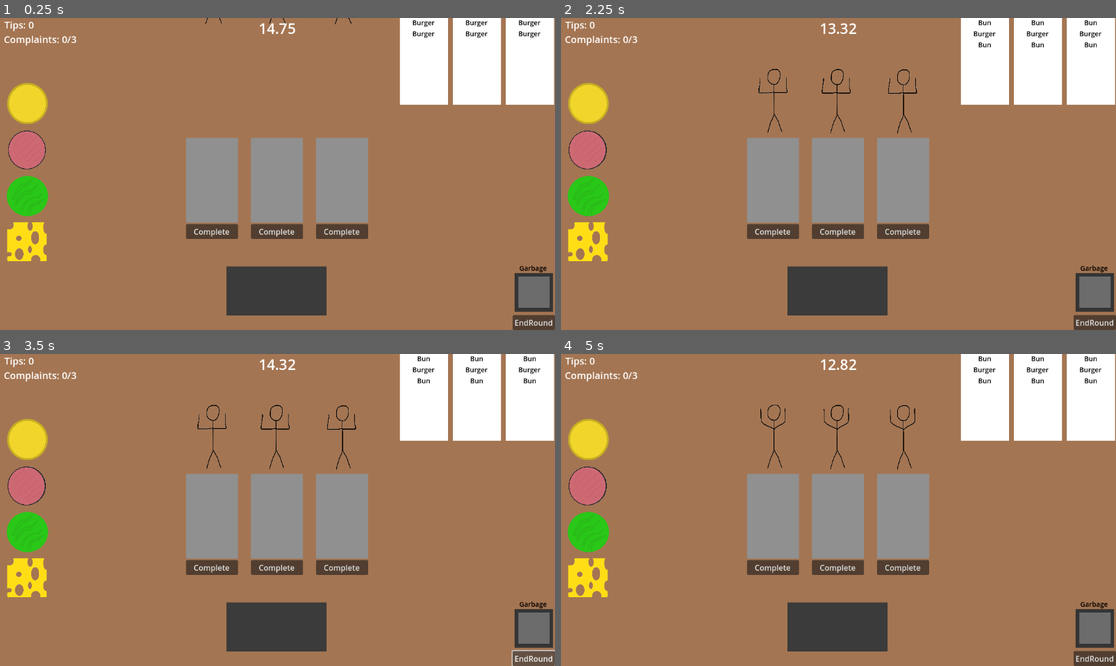
Above: before the commit, frames 1-4 (two rows, left to right).
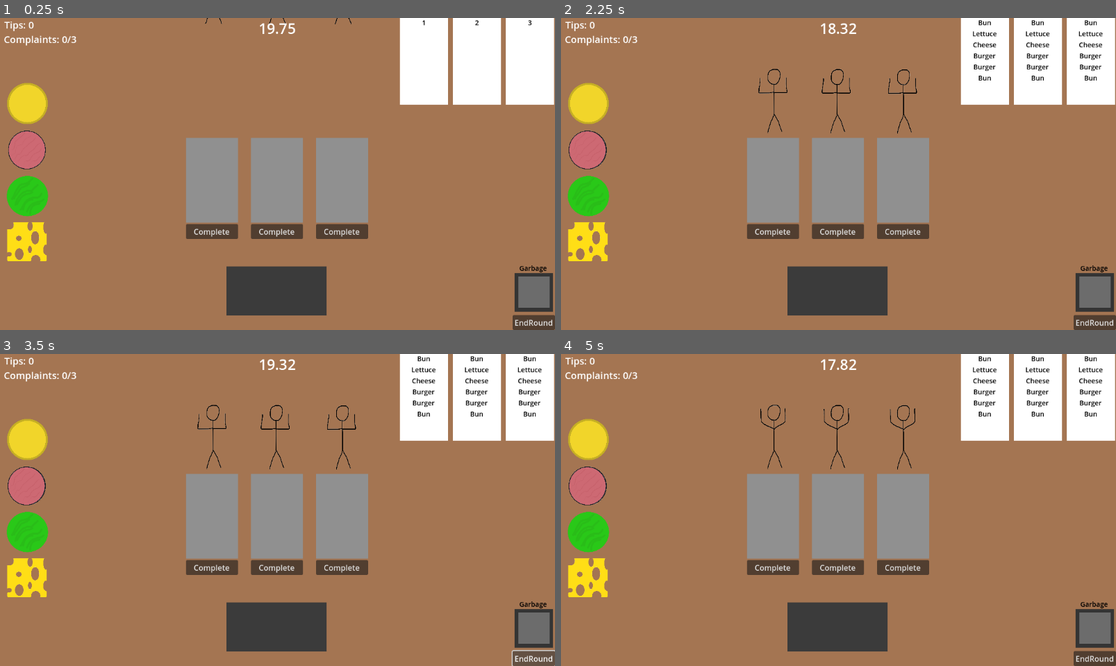
Above: after the commit, the same moments.

Repository: Logan-Flash/Chefs-Up
Game: Godot game, scene res://game_scene.tscn
Two runs of this game, one before a commit and one after it. Both use one fixed random seed, a clock stepped at 60 frames per second and the inputs below.
Inputs (mouse positions are in pixels of both pictures, inside the frame that each line leads up to):
- Up to frame 1 (0.25 s): no input
- Up to frame 2 (2.25 s): click "EndRound" at 0.5 s; click "Complete" at 1.25 s; click (588, 149) at 2.02 s
- Up to frame 3 (3.5 s): click "EndRound" at 2.75 s
- Up to frame 4 (5 s): click "Complete" at 3.5 s; click (588, 485) at 4.27 s

The runs differ from the first frame. In frame 1, 0.3% of the frame differs, in the area x 48-98%, y 0-7%; in frame 2, 0.6%; in frame 3, 0.7%, in the area x 48-98%, y 1-21%; in frame 4, 0.7%.

Commit message:
Added Sound Effects

Diff:
--- a/Customer.gd
+++ b/Customer.gd
@@ -2,6 +2,7 @@
 
 signal at_desk
 signal frustrated
+signal getting_angry
 @onready var pathFollow = $Path/PathFollow
 var speed = 2
 var leaving = false
@@ -50,6 +51,7 @@
 		$Path/PathFollow/AnimatedSprite2D.speed_scale = 1.5
 	elif frustration == patience_level:
 		$Path/PathFollow/AnimatedSprite2D.speed_scale = 2
+		emit_signal("getting_angry")
 	elif frustration > patience_level:
 		leaving = true
 		emit_signal("frustrated")
--- a/game_over_screen.gd
+++ b/game_over_screen.gd
@@ -1,8 +1,16 @@
 extends CanvasLayer
 
 var opacity = 0
+var been_fired = false
+signal fired
+# Called every frame. 'delta' is the elapsed time since the previous frame.
+#func _ready():
+	#fired.connect($"../Sound Manager"._on_fired)
 
-# Called every frame. 'delta' is the elapsed time since the previous frame.
 func _process(delta: float) -> void:
 	opacity += delta
 	$ColorRect.color = Color(180, 0, 0, opacity)
+	if (opacity > 0.5 and not been_fired):
+		print_debug("Made it")
+		emit_signal("fired")
+		been_fired = true
--- a/game_scene.tscn
+++ b/game_scene.tscn
@@ -9,6 +9,8 @@
 [ext_resource type="PackedScene" uid="uid://bqhx28iksc84a" path="res://bun.tscn" id="6_gnxu2"]
 [ext_resource type="PackedScene" uid="uid://ddg84tm1j7g6f" path="res://lettuce.tscn" id="7_y6uxr"]
 [ext_resource type="PackedScene" uid="uid://b3t4oqra8w381" path="res://cheese.tscn" id="8_kpx8k"]
+[ext_resource type="PackedScene" uid="uid://dd5wmfrcamfyf" path="res://sound_manager.tscn" id="10_bojcg"]
+[ext_resource type="PackedScene" uid="uid://byxn8y73dmsq3" path="res://GameOver.tscn" id="11_p5u34"]
 
 [sub_resource type="CanvasTexture" id="CanvasTexture_o0hcr"]
 
@@ -67,7 +69,6 @@
 rotation = -1.57801
 
 [node name="RoundTimer" parent="." instance=ExtResource("3_2dcb2")]
-time = 15
 
 [node name="Order1" type="Node2D" parent="." node_paths=PackedStringArray("order_label")]
 position = Vector2(880, 90)
@@ -296,8 +297,17 @@
 offset_bottom = 78.0
 label_settings = SubResource("LabelSettings_oxyq1")
 
+[node name="Sound Manager" parent="." instance=ExtResource("10_bojcg")]
+
+[node name="GameOver" parent="." instance=ExtResource("11_p5u34")]
+process_mode = 4
+
+[connection signal="background" from="." to="Sound Manager" method="_on_game_scene_background"]
+[connection signal="leaves" from="." to="Sound Manager" method="_on_game_scene_leaves"]
+[connection signal="satisfied" from="." to="Sound Manager" method="_on_game_scene_satisfied"]
 [connection signal="at_desk" from="Customer1" to="Order1" method="_on_customer_1_at_desk"]
 [connection signal="frustrated" from="Customer1" to="." method="_on_customer_1_frustrated"]
+[connection signal="getting_angry" from="Customer1" to="Sound Manager" method="_on_customer_getting_angry"]
 [connection signal="at_desk" from="Customer2" to="Order2" method="_on_customer_2_at_desk"]
 [connection signal="frustrated" from="Customer2" to="." method="_on_customer_2_frustrated"]
 [connection signal="at_desk" from="Customer3" to="Order3" method="_on_customer_3_at_desk"]
@@ -321,3 +331,4 @@
 [connection signal="area_entered" from="OrderTray3/Area2D" to="OrderTray3" method="_on_area_2d_area_entered"]
 [connection signal="area_exited" from="OrderTray3/Area2D" to="OrderTray3" method="_on_area_2d_area_exited"]
 [connection signal="button_up" from="OrderTray3/Button" to="OrderTray3" method="_on_button_button_up"]
+[connection signal="fired" from="GameOver" to="Sound Manager" method="_on_game_over_fired"]
--- a/main.gd
+++ b/main.gd
@@ -3,16 +3,12 @@
 var tips = 0
 var complaints = 0
 @export var max_complaints = 3
-
+signal leaves
+signal satisfied
+signal background
 # Called when the node enters the scene tree for the first time.
 func _ready() -> void:
-	$Order1.order = ["Burger", "Burger"]
-	$Order1._set_label_text()
-	$Order2.order = ["Burger", "Burger"]
-	$Order2._set_label_text()
-	$Order3.order = ["Burger", "Burger"]
-	$Order3._set_label_text()
-
+	emit_signal("background")
 	_update_complaints_counter_label()
 	_update_tip_counter_label_text()
 
@@ -22,6 +18,7 @@
 
 func _recieve_tip():
 	tips += 1
+	emit_signal("satisfied")
 	_update_tip_counter_label_text()
 
 func _update_tip_counter_label_text():
@@ -40,8 +37,9 @@
 	complaints += 1
 	_update_complaints_counter_label()
 	if complaints == max_complaints:
-		add_child(load("res://GameOver.tscn").instantiate())
+		#add_child(load("res://GameOver.tscn").instantiate())
 		$GameOver.visible = true
+		$GameOver.process_mode = Node.PROCESS_MODE_ALWAYS
 		$GameOver/Label.text += "\n" + $TipCounter.text
 		get_tree().paused = true
 
@@ -51,11 +49,18 @@
 func _on_customer_1_frustrated() -> void:
 	_recieve_complaint()
 	$Order1._clear_order()
+	emit_signal("leaves")
 
 func _on_customer_2_frustrated() -> void:
 	_recieve_complaint()
 	$Order2._clear_order()
+	emit_signal("leaves")
 
 func _on_customer_3_frustrated() -> void:
 	_recieve_complaint()
 	$Order3._clear_order()
+	emit_signal("leaves")
+
+
+func _on_customer_getting_angry() -> void:
+	pass # Replace with function body.
--- a/sound_manager.gd
+++ b/sound_manager.gd
@@ -27,3 +27,22 @@
 
 func play_satisfied():
 	$Satisfied.play()
+
+
+func _on_game_scene_leaves() -> void:
+	play_leaving()
+
+func _on_game_over_fired() -> void:
+	play_fired()
+
+
+func _on_game_scene_satisfied() -> void:
+	play_satisfied()
+
+
+func _on_game_scene_background() -> void:
+	start_background_music()
+
+
+func _on_customer_getting_angry() -> void:
+	play_frustrated()
--- a/sound_manager.tscn
+++ b/sound_manager.tscn
@@ -8,6 +8,7 @@
 [ext_resource type="AudioStream" uid="uid://derrirbcmkarq" path="res://Sounds/Customer Getting Frustrated.wav" id="6_tyahj"]
 
 [node name="Sound Manager" type="Node"]
+process_mode = 3
 script = ExtResource("1_n6m03")
 
 [node name="Background Music" type="AudioStreamPlayer2D" parent="."]
--- a/sounds_tester.gd
+++ /dev/null
@@ -1,11 +0,0 @@
-extends Node2D
-
-
-# Called when the node enters the scene tree for the first time.
-func _ready() -> void:
-	pass # Replace with function body.
-
-
-# Called every frame. 'delta' is the elapsed time since the previous frame.
-func _process(delta: float) -> void:
-	pass
Not shown: 1 places in game_scene.tscn that only renumber resources
